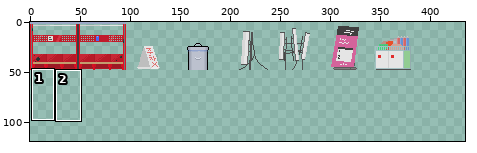
Sprite sheet, stored at Assets/Resources/GDP TileMap/Sprite_etc.png. Above: a wide view before the commit, with the close-up outlined.
Close-up. Before the commit:
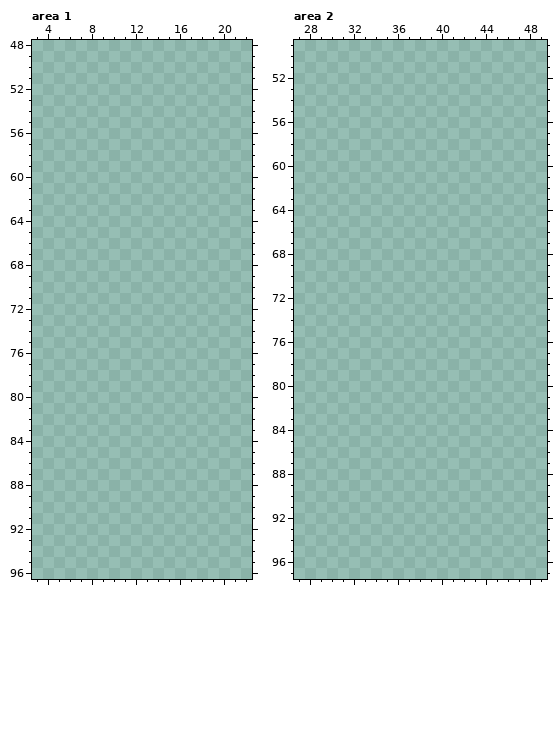
The file is 480x480 pixels. Colours within 5 levels of each other are drawn and written as one. Shown: area 1: x 3..22, y 48..96; area 2: x 27..49, y 49..97. The wide view leaves out empty margins. The commit also changed other parts of the picture, which this record leaves out.
After:
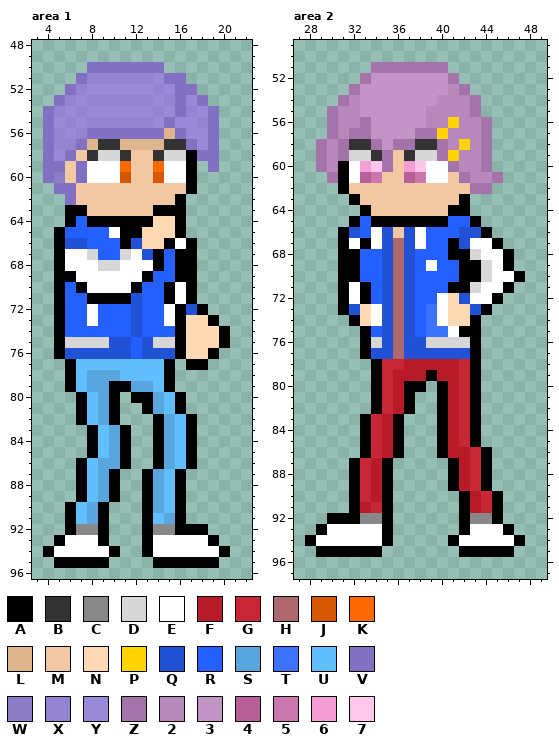
Palette (. is transparent): A #000000  B #333333  C #888888  D #d7d7d7  E #ffffff  F #b81a28  G #c72735  H #ae686e  J #d55800  K #ff6a00  L #deb58c  M #f1c8a1  N #ffd9b4  P #ffd300  Q #2152d5  R #2360ff  S #58a6dd  T #3b72ff  U #61beff  V #8270c3  W #8d7dc6  X #9483d0  Y #9a89d7  Z #a473a9  2 #b788bb  3 #c194c5  4 #b85f98  5 #cb77ad  6 #f49dd6  7 #ffc6eb
Change:
Changed rows in their new state; - is an unchanged pixel.
Area 1:
first column x 4:
50 ----VVVVVVV------
51 ---VXXXXXXYVV----
52 --VXYYYYYYXYVV---
53 -VXYXXXXXXYXVYV--
54 VXYXYYYYYYXYVXYV-
55 VYXYXXXXXXYVYYXV-
56 VXYXVVVVVVVLVYYV-
57 VXXVLBBLLLLBBVYV-
58 VYVMBDDBMMBDDAVV-
59 VVMVEEEKMMKEEA-V-
60 VWMVEEEJMMJEEA---
61 -VVMMMMMMMMMMA---
62 --VMMMMMMMMMA----
63 --AAMMMMMMAAA----
64 --ARAAAAAANNA----
65 -ARRRREAANNNA----
66 -AQQRRRAQNNAEA---
67 -AEEDRRDEQARAA---
68 -AEEEDDEEEARAA---
69 -AAEEEEEEARRAA---
70 -ARAEEEEARRAEA---
71 -ARRAAAAQRRAEA---
72 -ARRERRRQRREAQA--
73 -ARRERRRQRREANNA-
74 -ARRRRRRQRRRANNNA
75 -ADDDDQQRQDDANNNA
76 -AQQQQQQRQQQANNA-
77 --AUUUUUUUUA-AA--
78 --AUSSSUUUUA-----
79 --AUSSAASSUA-----
80 ---AUSA-AASUA----
81 ---AUSA--ASUA----
82 ---AUSA---ASUA---
83 ----AUSA--ASUA---
84 ----AUSA--ASUA---
85 ----AUSA--ASUA---
86 ---AUSSA--ASUA---
87 ---AUSA--ASUA----
88 ---AUSA--ASUA----
89 ---AUSA--ASUA----
90 --AUSA---ASUA----
91 --AUSA---AUSA----
92 --ACCA---ACCAAA--
93 -AEEEA---AEEEEEA-
94 AEEEEEA--AEEEEEEA
95 -AAAAA----AAAAAA-
Area 2:
first column x 28:
51 ------ZZZZZZZ-------
52 -----Z3333333Z------
53 ----Z333333332Z-----
54 ---Z23333333222Z----
55 --Z223333332222Z----
56 --Z22Z3333322P22Z---
57 --Z2ZZ3333ZZP222Z---
58 -Z2ZBBZ3ZZBBZ2P2Z---
59 -Z2ZDDBZMBDDZP22Z---
60 -Z2AE67ZM67EEZ22Z---
61 --ZAE45MM45EEMZ22Z--
62 ---AMMMMMMMMMMMZZ---
63 ----AMMMMMMMMMA-----
64 -----AMMMMMMMAA-----
65 ----ARAAAAAAARRA----
66 ---AQREQMQERRRQQA---
67 ---AEAEQHQERRAQEEA--
68 ---AARRQHQRRRAADEEA-
69 ---AARRQHQRERRAADEA-
70 ---AARRQHQRRRRAADEEA
71 ---AEARQHQRRRAADEEA-
72 ---AEARQHQRRENQEEA--
73 ---AQNEQHQRTENNQA---
74 ----ANEQHQRTENNA----
75 -----ARQHQRTTEAA----
76 -----ADQHQQDDDDA----
77 -----AQQHQQQQQQA----
78 ------AGGFFFFFGA----
79 ------AGFFFAFFGA----
80 ------AGFAA-AFGA----
81 ------AGFA--AFGA----
82 ------AGFA--AFGA----
83 -----AGFA---AFGA----
84 -----AGFA---AFGA----
85 -----AGFA---AFGA----
86 -----AGFA---AFFGA---
87 ----AGFA-----AFGA---
88 ----AGFA-----AFGA---
89 ----AGFA-----AFGA---
90 ----AGFA------AFGA--
91 ----AFGA------AFGA--
92 --AAACCA------ACCA--
93 -AEEEEEA------AEEEA-
94 AEEEEEEA-----AEEEEEA
95 -AAAAAA-------AAAAA-
Pixel boxes of the changes (left, top, right, bottom) in both close-ups:
added: (43, 62, 230, 568)
added: (305, 62, 525, 557)
